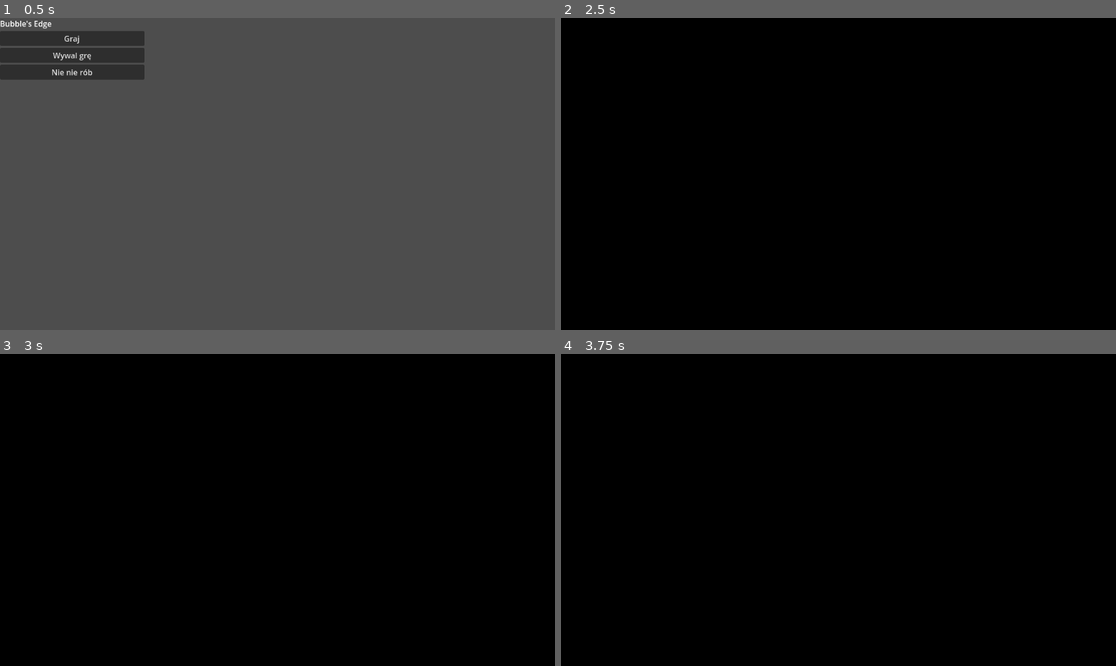
Above: before the commit, frames 1-4 (two rows, left to right).
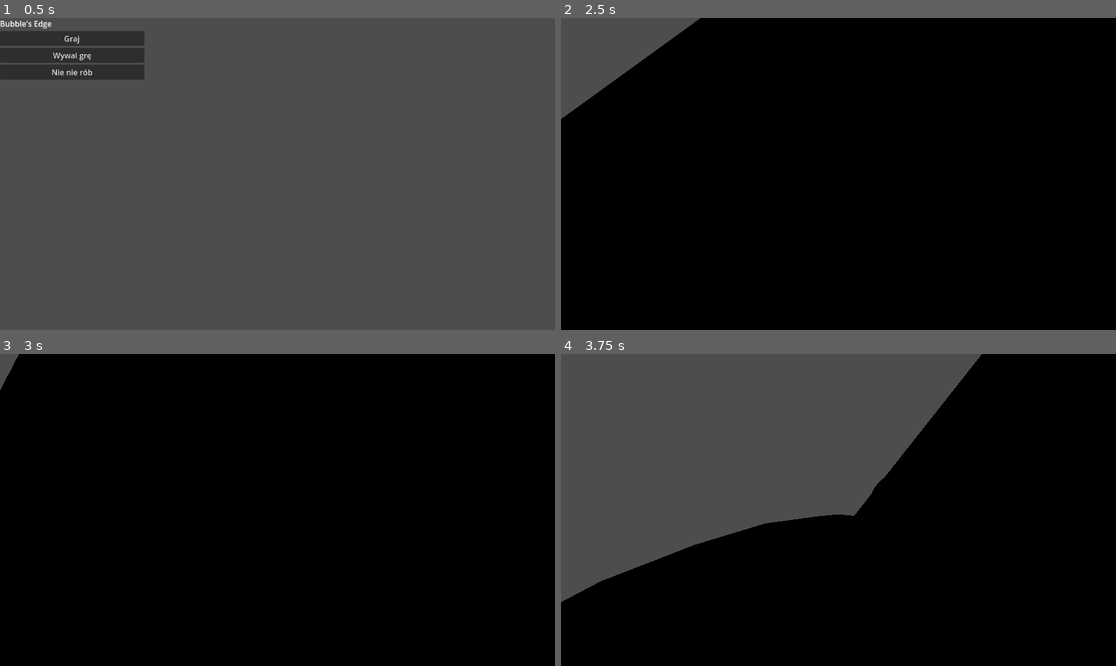
Above: after the commit, the same moments.

Repository: PieroganoReggiano/Bul-bul-myslenia
Game: Godot game, scene res://korzen.tscn
The game is run twice, just before and just after one commit, with the same random seed, the same clock (stepped at 60 frames per second) and the same inputs.
Inputs (mouse positions are in pixels of both pictures, inside the frame that each line leads up to):
- Up to frame 1 (0.5 s): no input
- Up to frame 2 (2.5 s): click "Graj" at 0.5 s; tap Enter at 1.25 s; move the mouse to (866, 174) at 1.27 s; hold C (move_crouch) 1.28-2.03 s; hold Up (move_forward) from 1.28 s (still down); tap Space (move_jump) at 1.52, 2, 2.27 s; move the mouse to (810, 174) at 2.02 s; tap Shift (move_speed) at 2.1 s
- Up to frame 3 (3 s): keep holding Up (move_forward); move the mouse to (288, 503) at 2.77 s; hold C (move_crouch) from 2.78 s (still down)
- Up to frame 4 (3.75 s): keep holding Up (move_forward); move the mouse to (832, 516) at 3.52 s; release C (move_crouch) at 3.53 s; tap Shift (move_speed) at 3.6 s

Frame 1 is identical in both runs. In frame 2, 4.1% of the frame differs, in the area x 0-26%, y 0-33%; in frame 3, 0.2%; in frame 4, 39%, in the area x 0-76%, y 0-80%.

Commit message:
added bombel scale

Diff:
--- a/S_Bombel.tres
+++ b/S_Bombel.tres
@@ -55,6 +55,9 @@
 
 [sub_resource type="VisualShaderNodeInput" id="VisualShaderNodeInput_brpwk"]
 input_name = "view"
+
+[sub_resource type="VisualShaderNodeInput" id="VisualShaderNodeInput_w7w16"]
+input_name = "color"
 
 [resource]
 code = "shader_type spatial;
@@ -135,6 +138,7 @@
 
 }
 "
+graph_offset = Vector2(-778.529, 45.1202)
 nodes/fragment/0/position = Vector2(800, 200)
 nodes/fragment/19/node = SubResource("VisualShaderNodeReroute_sdvxk")
 nodes/fragment/19/position = Vector2(-520, -520)
@@ -145,7 +149,7 @@
 nodes/fragment/22/node = SubResource("VisualShaderNodeColorConstant_31ixo")
 nodes/fragment/22/position = Vector2(-480, 260)
 nodes/fragment/23/node = SubResource("VisualShaderNodeColorConstant_bpi5m")
-nodes/fragment/23/position = Vector2(-480, 340)
+nodes/fragment/23/position = Vector2(-740, 140)
 nodes/fragment/24/node = SubResource("VisualShaderNodeMix_n14aw")
 nodes/fragment/24/position = Vector2(0, 220)
 nodes/fragment/25/node = SubResource("VisualShaderNodeColorConstant_uvlox")
@@ -170,4 +174,6 @@
 nodes/fragment/34/position = Vector2(-320, 1320)
 nodes/fragment/35/node = SubResource("VisualShaderNodeInput_brpwk")
 nodes/fragment/35/position = Vector2(-900, 280)
-nodes/fragment/connections = PackedInt32Array(19, 0, 20, 0, 22, 0, 24, 0, 23, 0, 24, 1, 21, 0, 24, 2, 25, 0, 26, 0, 27, 0, 26, 1, 28, 0, 26, 2, 26, 0, 29, 2, 29, 0, 0, 0, 24, 0, 29, 0, 30, 0, 29, 1, 32, 0, 31, 0, 33, 0, 31, 1, 34, 0, 31, 2, 31, 0, 0, 1, 29, 0, 0, 5, 35, 0, 21, 1, 35, 0, 28, 1, 35, 0, 34, 1)
+nodes/fragment/36/node = SubResource("VisualShaderNodeInput_w7w16")
+nodes/fragment/36/position = Vector2(-540, 160)
+nodes/fragment/connections = PackedInt32Array(19, 0, 20, 0, 22, 0, 24, 0, 21, 0, 24, 2, 25, 0, 26, 0, 27, 0, 26, 1, 28, 0, 26, 2, 26, 0, 29, 2, 29, 0, 0, 0, 24, 0, 29, 0, 30, 0, 29, 1, 32, 0, 31, 0, 33, 0, 31, 1, 34, 0, 31, 2, 31, 0, 0, 1, 29, 0, 0, 5, 35, 0, 21, 1, 35, 0, 28, 1, 35, 0, 34, 1, 23, 0, 24, 1)
--- /dev/null
+++ b/bombel.gd
@@ -0,0 +1,26 @@
+extends RigidBody3D
+
+var volume : float = 100.0
+const default_radius = 1.0
+@onready var mesh = $MeshInstance3D
+
+
+func calc_scale() -> float:
+	return pow(volume, 1.0/3.0) / PI * 3 / 4
+
+
+func refresh_scale() -> void:
+	var s = calc_scale()
+	$CollisionShape3D.shape.radius = default_radius * s
+	mesh.scale = Vector3.ONE * s * 2.0
+	print(s)
+
+
+
+# Called when the node enters the scene tree for the first time.
+func _ready() -> void:
+	refresh_scale()
+
+# Called every frame. 'delta' is the elapsed time since the previous frame.
+func _physics_process(delta: float) -> void:
+	refresh_scale()
--- a/sceny/arena_1.tscn
+++ b/sceny/arena_1.tscn
@@ -21,5 +21,11 @@
 [node name="Bombel" parent="." instance=ExtResource("1_c113w")]
 transform = Transform3D(1, 0, 0, 0, 1, 0, 0, 0, 1, 0, 3.83749, 0)
 
+[node name="Bombel2" parent="." instance=ExtResource("1_c113w")]
+transform = Transform3D(1, 0, 0, 0, 1, 0, 0, 0, 1, -2.49283, 3.83749, 0.759019)
+
+[node name="Bombel3" parent="." instance=ExtResource("1_c113w")]
+transform = Transform3D(1, 0, 0, 0, 1, 0, 0, 0, 1, -2.05783, 3.83749, -2.05006)
+
 [node name="PlayerSpawn" type="Node3D" parent="."]
-transform = Transform3D(1, 0, 0, 0, 1, 0, 0, 0, 1, 1.60662, 1, 0)
+transform = Transform3D(1, 0, 0, 0, 1, 0, 0, 0, 1, 4.60662, 1, 0)
--- a/sceny/bombel.tscn
+++ b/sceny/bombel.tscn
@@ -1,10 +1,13 @@
-[gd_scene load_steps=5 format=3 uid="uid://ck5h0es50dt5v"]
+[gd_scene load_steps=6 format=3 uid="uid://ck5h0es50dt5v"]
 
+[ext_resource type="Script" path="res://bombel.gd" id="1_fvsr2"]
 [ext_resource type="Shader" uid="uid://bwkahe1ytac2l" path="res://S_Bombel.tres" id="1_s067v"]
 
 [sub_resource type="SphereShape3D" id="SphereShape3D_eltx0"]
+resource_local_to_scene = true
 
 [sub_resource type="SphereMesh" id="SphereMesh_sqddt"]
+resource_local_to_scene = true
 
 [sub_resource type="ShaderMaterial" id="ShaderMaterial_joc5n"]
 render_priority = 0
@@ -12,6 +15,7 @@
 
 [node name="Bombel" type="RigidBody3D"]
 can_sleep = false
+script = ExtResource("1_fvsr2")
 
 [node name="CollisionShape3D" type="CollisionShape3D" parent="."]
 shape = SubResource("SphereShape3D_eltx0")
Not shown: 1 places in S_Bombel.tres that only renumber resources
